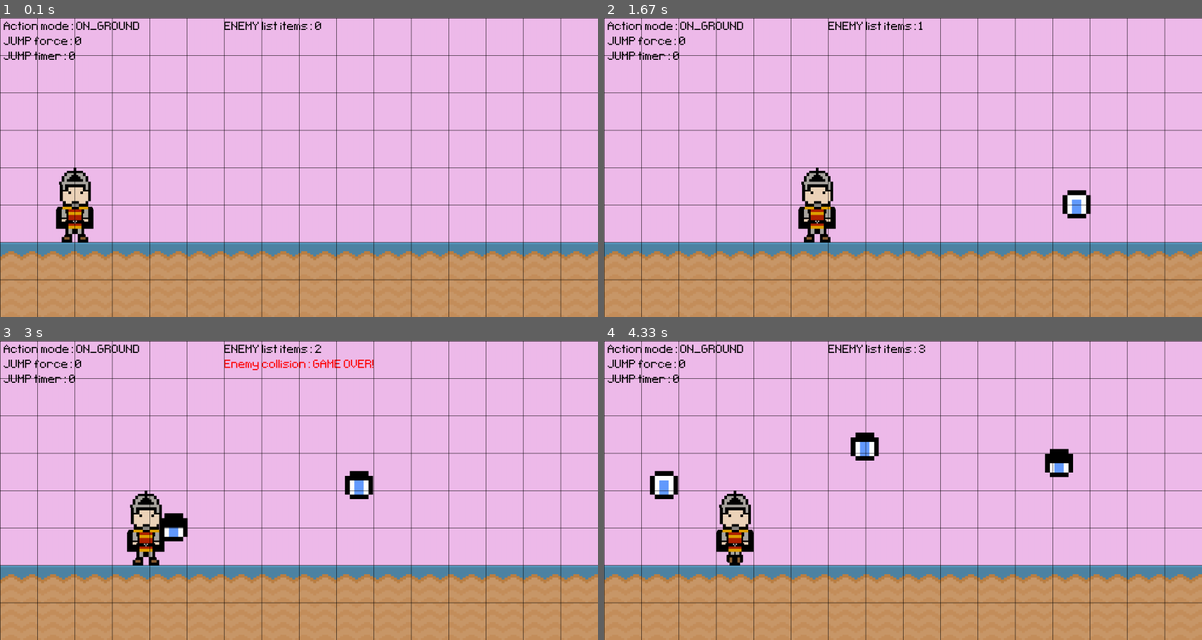
Above: before the commit, frames 1-4 (two rows, left to right).
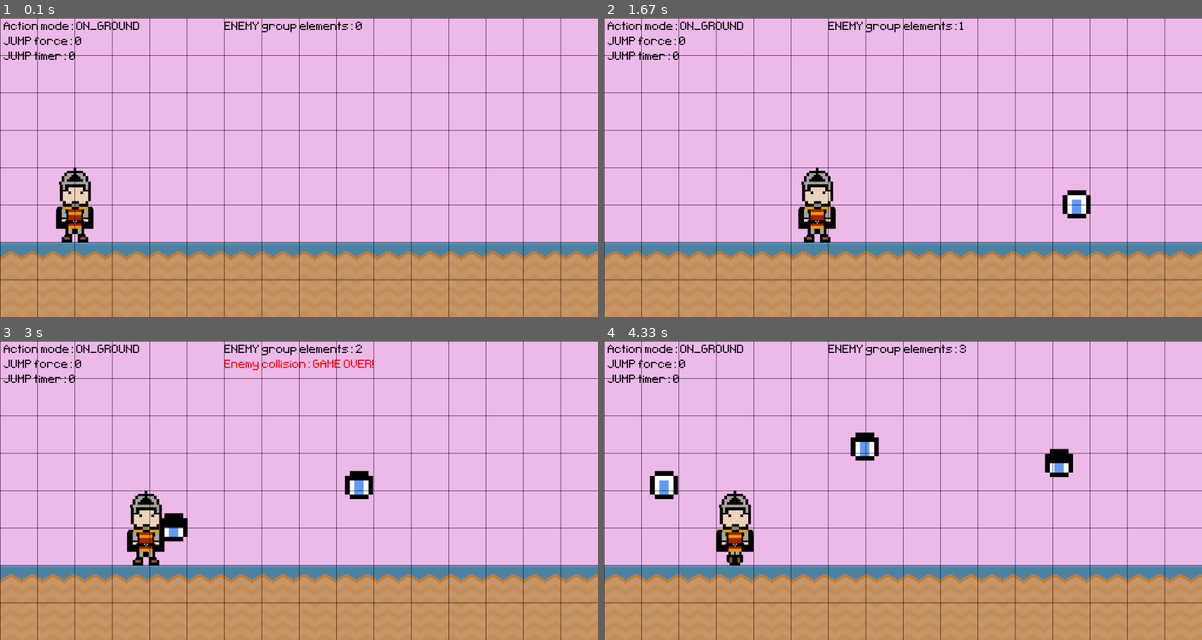
Above: after the commit, the same moments.

Repository: alo40/pygame_pininos
Game: pygame game, started from main_pininos.py
The game is run twice, just before and just after one commit, with the same random seed, the same clock (stepped at 60 frames per second) and the same inputs.
Inputs:
- Up to frame 1 (0.1 s): no input
- Up to frame 2 (1.67 s): hold Right 0.33-0.8 s; hold Right 0.83-1.3 s; hold Left from 1.33 s (still down)
- Up to frame 3 (3 s): release Left at 1.87 s; hold Down 1.9-2.2 s; hold Left 2.23-2.63 s; hold Right from 2.67 s (still down)
- Up to frame 4 (4.33 s): release Right at 3.3 s; hold Down 3.33-3.7 s; hold Left 3.73-4.2 s; hold Right from 4.23 s (still down)

The runs differ from the first frame. In frame 1, 0.2% of the frame differs, in the area x 43-61%, y 1-5%; in frame 2, 0.2%; in frame 3, 0.2%; in frame 4, 0.2%.

Commit message:
updated Enemy garbage as class method

Diff:
--- a/main_pininos.py
+++ b/main_pininos.py
@@ -156,7 +156,7 @@
     def update(self):
 
         self.movement()
-        # more methods cann be added here
+        self.garbage()
 
     def movement(self):
 
@@ -171,6 +171,10 @@
 
         # update enemy_01 surface
         self.image = self.frames[self.frame_index]
+
+    def garbage(self):
+        if self.rect.x < -100:
+            self.kill()
 
 
 class Action(Enum):
@@ -254,7 +258,7 @@
         ## TIMER EVENT: ENEMY_01 SPAWN #################################################
         if event.type == timer_enemy_01_spawn and not game_over:
 
-            # add new element to Enemy class group 'enemigo'
+            # add new element to enemy group
             enemy_group.add(Enemy('enemy_01'))
 
         ## TIMER EVENT: ENEMY_01 ANIMATION #############################################
@@ -264,8 +268,8 @@
             if len(enemy_group.sprites()) == 0:
                 pass
             else:
-                for enemigo_index in enemy_group.sprites():
-                    enemigo_index.animation()
+                for enemy in enemy_group.sprites():
+                    enemy.animation()
 
     ####################################################################################
     # game mode: GAME OVER
@@ -330,11 +334,6 @@
         # draws class Enemy
         enemy_group.draw(screen)
         enemy_group.update()
-
-        # garbage
-        for enemy in enemy_group.sprites():
-            if enemy.rect.x < -100:
-                enemy_group.remove(enemy)
 
         ## COLLISION ###################################################################
 
@@ -374,7 +373,7 @@
     screen.blit(text_screen, (10, 90))
 
     # print game score list on screen
-    text_screen = game_active_font.render(f'ENEMY list items: {len(enemy_group.sprites())}', False, 'Black')
+    text_screen = game_active_font.render(f'ENEMY group elements: {len(enemy_group.sprites())}', False, 'Black')
     screen.blit(text_screen, (600, 10))
 
     # # print game score list on screen
